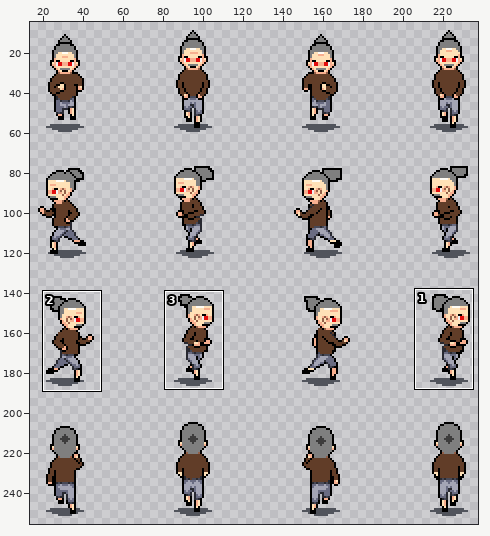
Sprite sheet, stored at assets/nils_run.png. The first picture is a wide view before the edit; the outline marks the close-up.
Close-up. Before the commit:
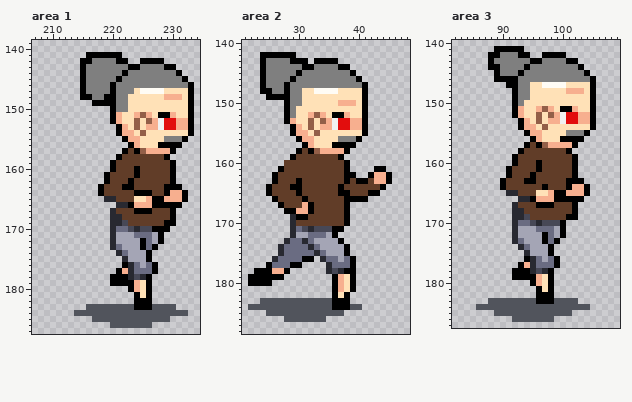
The file is 256x256 pixels. Shown: area 1: x 207..234, y 139..187; area 2: x 21..48, y 140..188; area 3: x 82..109, y 140..187. The wide view leaves out empty margins. The commit also changed other parts of the picture, which this record leaves out.
The same view after the edit:
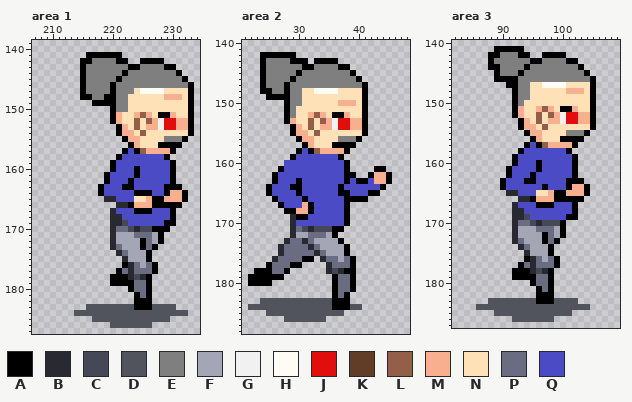
Palette (. is transparent): A #000000  B #282931  C #474856  D #51545c  E #7f7f7f  F #a4a5b5  G #f1f1f1  H #fffcf5  J #e20d0d  K #613d28  L #935f48  M #f7af8f  N #ffe1b7  P #6a6c82  Q #4b4bc6
The edit:
Area 1:
y 157: x 223 K -> Q
y 158: x 222..228 KKKKKKK -> QQQQQQQ
y 159: x 221..229 KKKKKKKKK -> QQQQQQQQQ
y 160: x 221..223 KKK -> QQQ; x 225..229 KKKKK -> QQQQQ
y 161: x 220..223 KKKK -> QQQQ; x 225..229 KKKKK -> QQQQQ
y 162: x 220..222 KKK -> QQQ; x 224..229 KKKKKK -> QQQQQQ
y 163: x 219..221 KKK -> QQQ; x 224..228 KKKKK -> QQQQQ
y 164: x 219..223 KKKKK -> QQQQQ; x 227..228 KK -> QQ
y 165: x 221..223 KKK -> QQQ
y 167: x 221..223 KKK -> QQQ; x 227..229 KKK -> QQQ
y 168: x 222..229 KKKKKKKK -> QQQQQQQQ
y 169: x 223..228 KKKKKK -> QQQQQQ
y 177: x 222 M -> P
y 179..180: x 224..225 MN -> PP
y 181: x 225 N -> P
Area 2:
y 158: x 31 K -> Q
y 159: x 30..36 KKKKKKK -> QQQQQQQ
y 160..161: x 28..37 KKKKKKKKKK -> QQQQQQQQQQ
y 162: x 27..37 KKKKKKKKKKK -> QQQQQQQQQQQ
y 163: x 27..29 KKK -> QQQ; x 31..37 KKKKKKK -> QQQQQQQ; x 39 K -> Q; x 42 K -> Q
y 164: x 26..28 KKK -> QQQ; x 31..36 KKKKKK -> QQQQQQ; x 38..43 KKKKKK -> QQQQQQ
y 165: x 26..29 KKKK -> QQQQ; x 31..36 KKKKKK -> QQQQQQ; x 39..41 KKK -> QQQ
y 166: x 27..30 KKKK -> QQQQ; x 32..37 KKKKKK -> QQQQQQ
y 167: x 28..30 KKK -> QQQ; x 33..37 KKKKK -> QQQQQ
y 168: x 33..37 KKKKK -> QQQQQ
y 169: x 32..37 KKKKKK -> QQQQQQ
y 170: x 30..37 KKKKKKKK -> QQQQQQQQ
y 178: x 26..27 MM -> PP
y 179..181: x 37..38 MN -> PP
y 182: x 37 N -> P
Area 3:
y 157: x 95 K -> Q
y 158: x 94..100 KKKKKKK -> QQQQQQQ
y 159: x 93..101 KKKKKKKKK -> QQQQQQQQQ
y 160: x 93..95 KKK -> QQQ; x 97..101 KKKKK -> QQQQQ
y 161: x 92..95 KKKK -> QQQQ; x 97..101 KKKKK -> QQQQQ
y 162: x 92..94 KKK -> QQQ; x 96..101 KKKKKK -> QQQQQQ
y 163: x 91..93 KKK -> QQQ; x 96..100 KKKKK -> QQQQQ
y 164: x 91..96 KKKKKK -> QQQQQQ; x 98..100 KKK -> QQQ
y 165: x 93..95 KKK -> QQQ
y 167: x 93..95 KKK -> QQQ; x 99..101 KKK -> QQQ
y 168: x 94..101 KKKKKKKK -> QQQQQQQQ
y 169: x 95..100 KKKKKK -> QQQQQQ
y 177: x 94 M -> P
y 179..180: x 96..97 MN -> PP
y 181: x 97 N -> P
Changed places in both close-ups, as pixel boxes (x1, y1, x2, y2):
changed: (104, 148, 170, 226)
changed: (122, 268, 146, 298)
changed: (272, 148, 380, 226)
changed: (272, 268, 284, 274)
changed: (338, 274, 350, 298)
changed: (506, 142, 572, 220)
changed: (524, 262, 548, 292)
